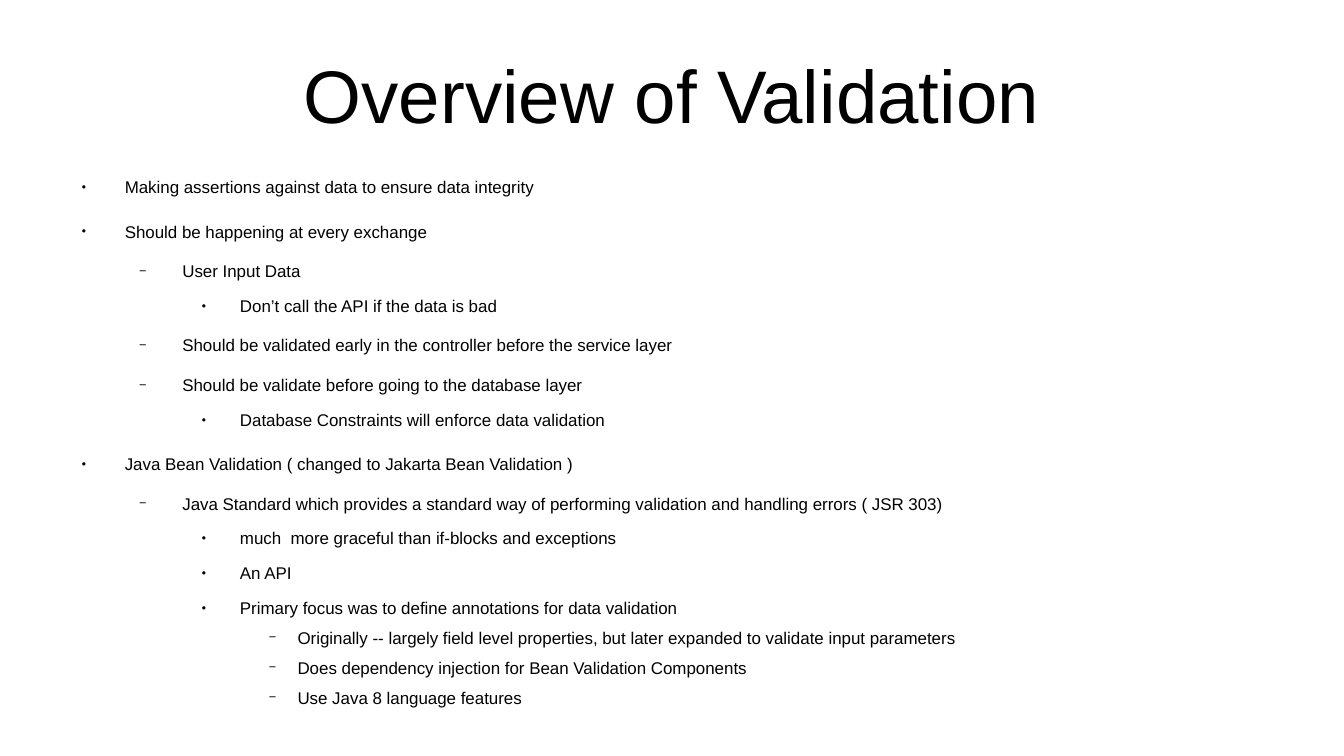
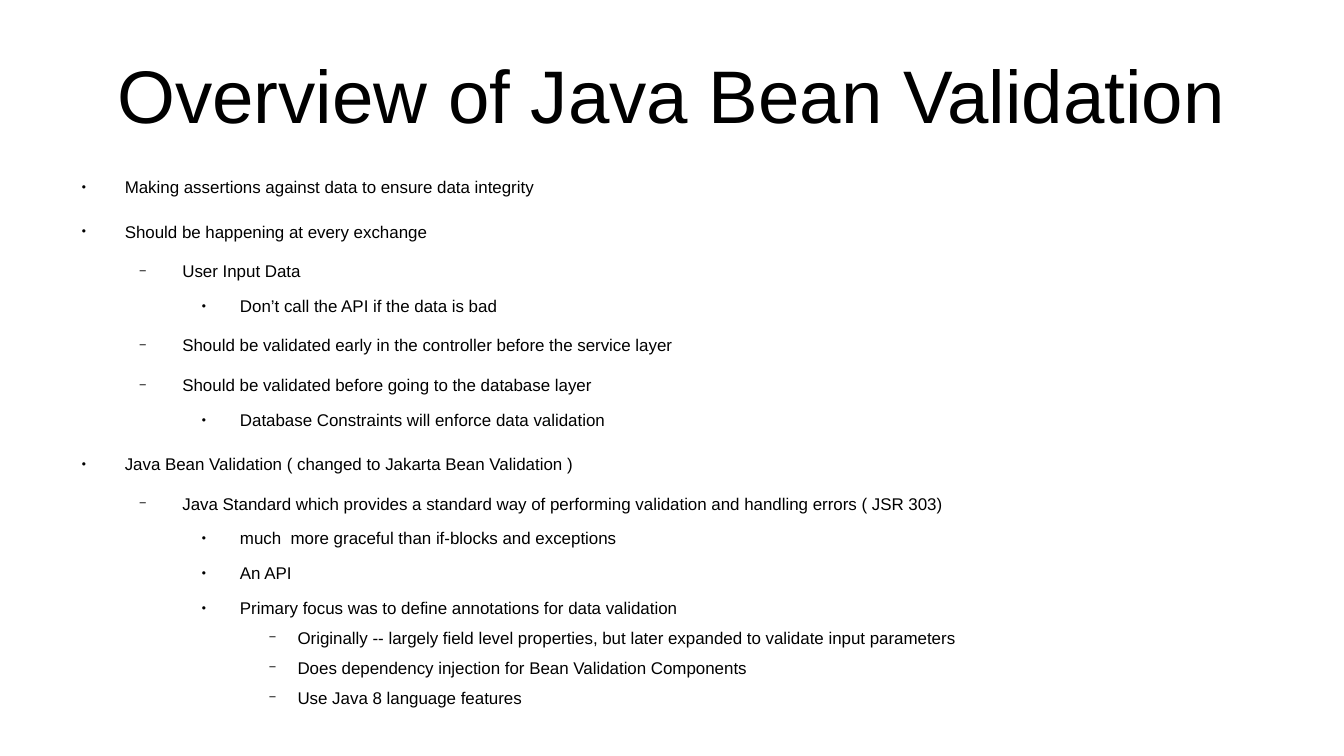
Before and after one commit to CharlesStockman/notesFromCourses, a slide deck: slide 55 of java/spring/Spring 6 - Zero to Hero.odp (slide 43 before the commit). Drawn at 1344x756 pixels with LibreOffice and Linux fonts; fonts in the diff are those of the drawing. Boxes give left, top, right and bottom in pixels: in the first picture for what was removed or moved away, otherwise in the second. Text is boxed around its words. In the diff, an @@ line names an element or a change of style, - is before the commit and + after.

```diff
--- a/java/spring/Spring 6 - Zero to Hero.odp
+++ b/java/spring/Spring 6 - Zero to Hero.odp
@@ title at [117, 69, 1225, 124]: text changed @@
-Overview of Validation
+Overview of Java Bean Validation
@@ text at [182, 378, 592, 395]: text changed @@
-  − Should be validate before going to the database layer
+  − Should be validated before going to the database layer
```
Also in this commit, not shown: 8 other slides changed, 17 slides added, 31 other files.
